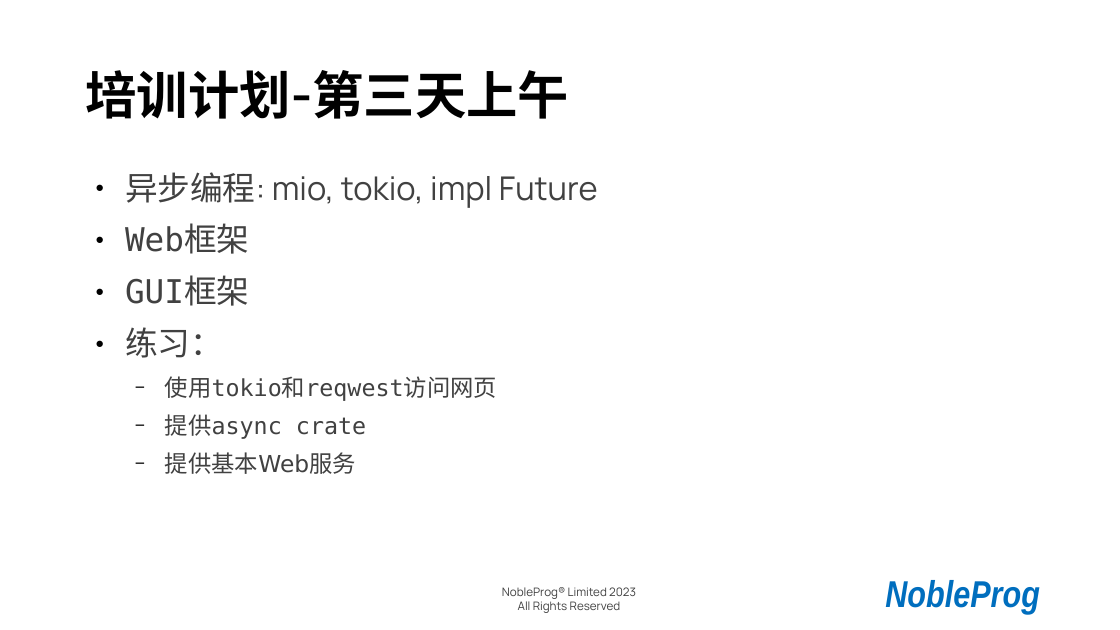
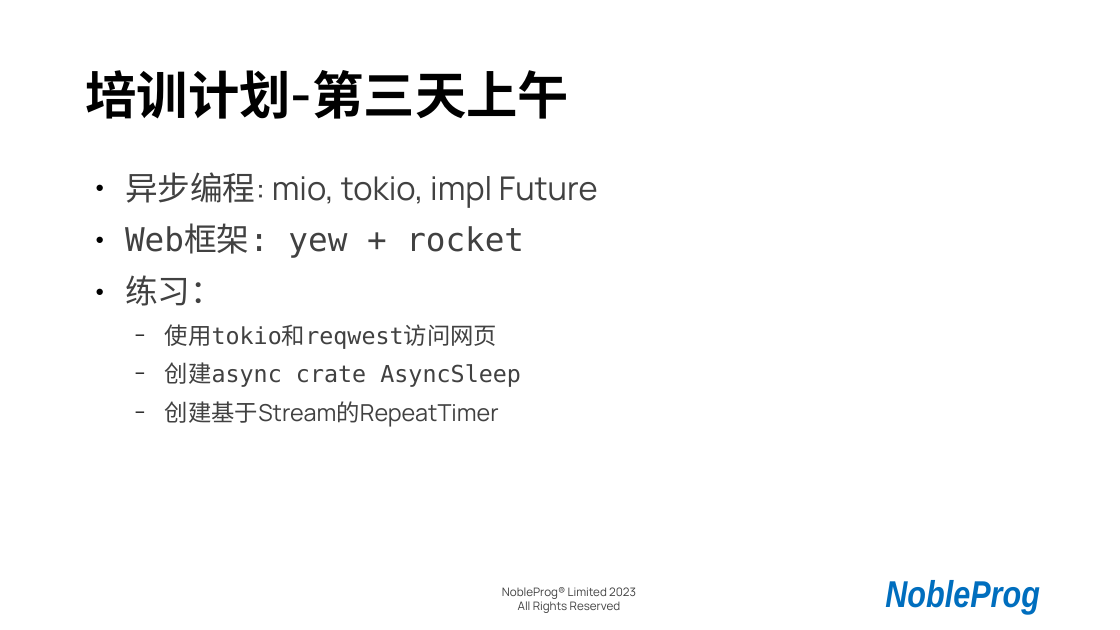
Before and after one commit to cathay4t/rust_training_2023_shanghai, a slide deck: slide 6 of presentation.odp. Drawn at 1120x630 pixels with LibreOffice and Linux fonts; fonts in the diff are those of the drawing; background and template pictures are left out. Boxes give left, top, right and bottom in pixels: in the first picture for what was removed or moved away, otherwise in the second. Text is boxed around its words. In the diff, an @@ line names an element or a change of style, - is before the commit and + after.

Commit message:
Presentation done

```diff
--- a/presentation.odp
+++ b/presentation.odp
@@ text at [125, 225, 524, 258]: text changed @@
-● Web框架
-● GUI框架
+● Web框架: yew + rocket
@@ text at [165, 362, 521, 427]: text changed @@
-  − 提供async crate
-  − 提供基本Web服务
+  − 创建async crate AsyncSleep
+  − 创建基于Stream的RepeatTimer
```
Also in this commit, not shown: 3 other slides changed, 13 slides added, 3 other files.
